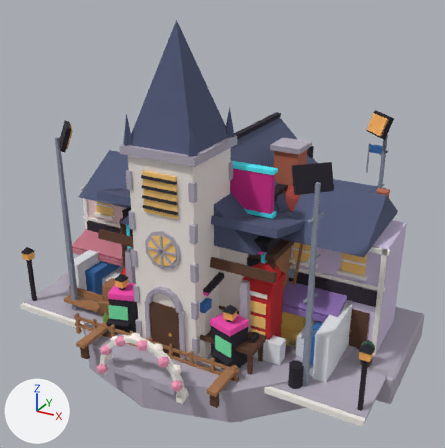
A saved change to the glTF model public/models/landmarks.glb.
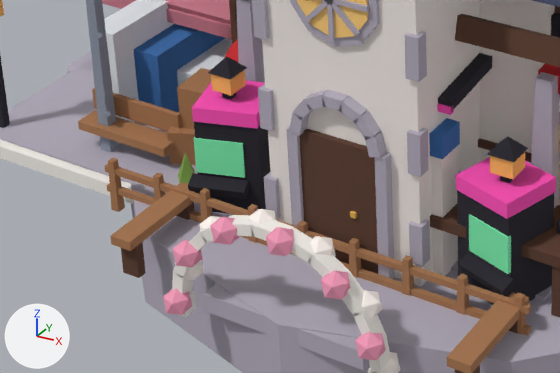
The first picture shows the older version from a 50 mm lens placed at (3.75, -6.96, 4.74), pointed at (0.06, -0.24, 1.39). The close-ups show the older and then the newer version on the part from 7% to 56% of the width and 56% to 89% of the height of that picture. Only the edits that show in the close-ups are written down. Arrows for +X, +Y and +Z are at lower left; the lights stay in place. Where no turn or scale is listed for an object, it has been applied to the vertices.

In view in the first close-up: 'arcade_mesh', 'chapel_mesh', 'farmhouse_mesh', 'highstreet_mesh', 'stadium_mesh', 'workshop_mesh' and 1 more.
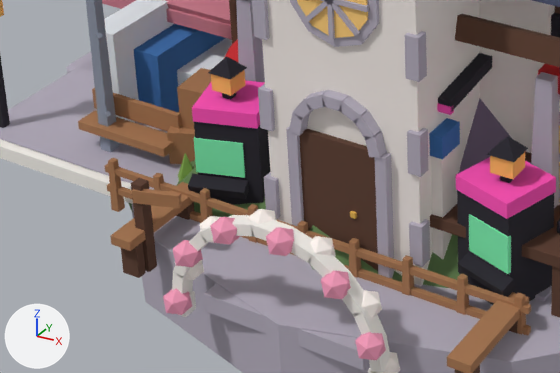
The change, as a list of edits to the scene's bpy script:
```text
Add mat_mountainrock:
    mat_mountainrock = principled_material('MountainRock')
    mat_mountainrock.base_color = (0.202, 0.147, 0.231)  # greyish purple #7c6b84
    mat_mountainrock.roughness = 1.0
Add mat_mountaingrass:
    mat_mountaingrass = principled_material('MountainGrass')
    mat_mountaingrass.base_color = (0.122, 0.216, 0.0782)  # green #62804f
    mat_mountaingrass.roughness = 1.0
Add mat_trail:
    mat_trail = principled_material('Trail')
    mat_trail.base_color = (0.552, 0.323, 0.202)  # brown #c49a7c
    mat_trail.roughness = 1.0
Add mat_snow:
    mat_snow = principled_material('Snow')
    mat_snow.base_color = (0.888, 0.791, 0.855)  # white #f2e6ee
    mat_snow.roughness = 1.0
Add me_gloaming_mesh:
    me_gloaming_mesh.from_pydata(...)  # 507 vertices, 793 faces; spans x -1.97..2.02, y -2.03..2.0, z -0.25..2.94
    # faces by material slot: [35, 40, 46, 528, 120, 12, 12]
    me_gloaming_mesh.materials.append(mat_snow)  # white #f2e6ee
    me_gloaming_mesh.materials.append(mat_mountainrock)  # greyish purple #7c6b84
    me_gloaming_mesh.materials.append(mat_mountaingrass)  # green #62804f
    me_gloaming_mesh.materials.append(mat_trail)  # brown #c49a7c
    me_gloaming_mesh.materials.append(mat_stone)  # grey #b3acbb
    me_gloaming_mesh.materials.append(mat_wooddark)  # brown #5c3d2e
    me_gloaming_mesh.materials.append(mat_wood)  # brown #a77650
Add ob_gloaming_mesh:
    ob_gloaming_mesh = bpy.data.objects.new('gloaming_mesh', me_gloaming_mesh)
    ob_gloaming_mesh.location = (0.0, 0.0, 0.0)
```

Where the change shows, as pixel boxes [x1, y1, x2, y2] in the close-ups (560 x 373 px):
'gloaming_mesh', added (mostly hidden): after [129, 98, 531, 288]
    faces in mat_mountaingrass (green #62804f): [129, 159, 460, 288]
    faces in mat_mountainrock (greyish purple #7c6b84): [459, 98, 531, 172]
    faces in mat_wooddark (brown #5c3d2e): [131, 178, 157, 272]
    faces in mat_wood (brown #a77650): [132, 189, 182, 209]
